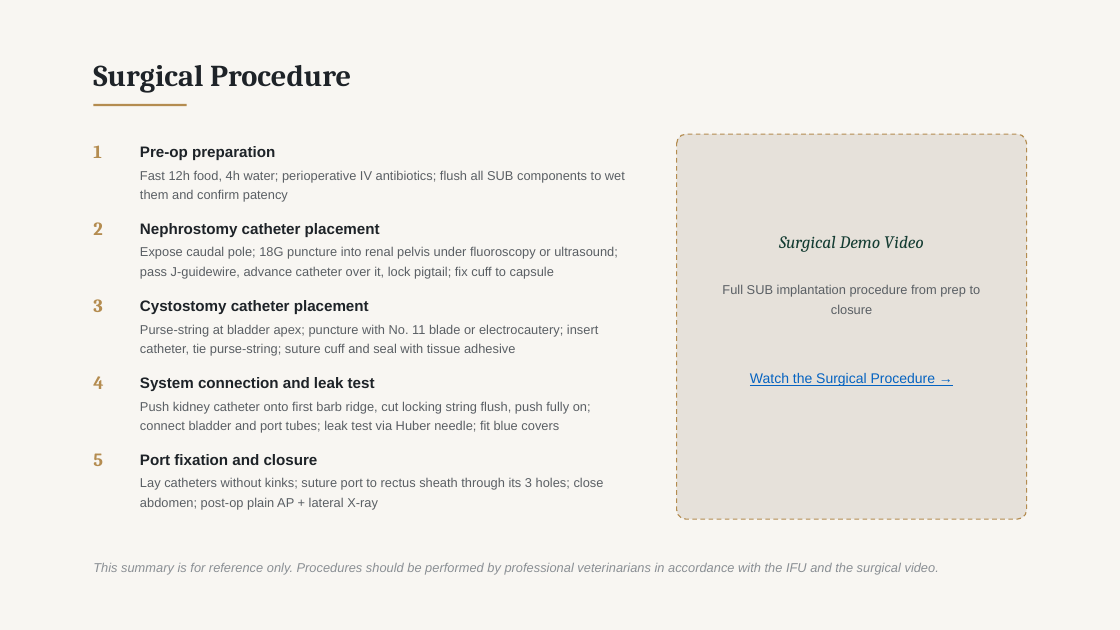
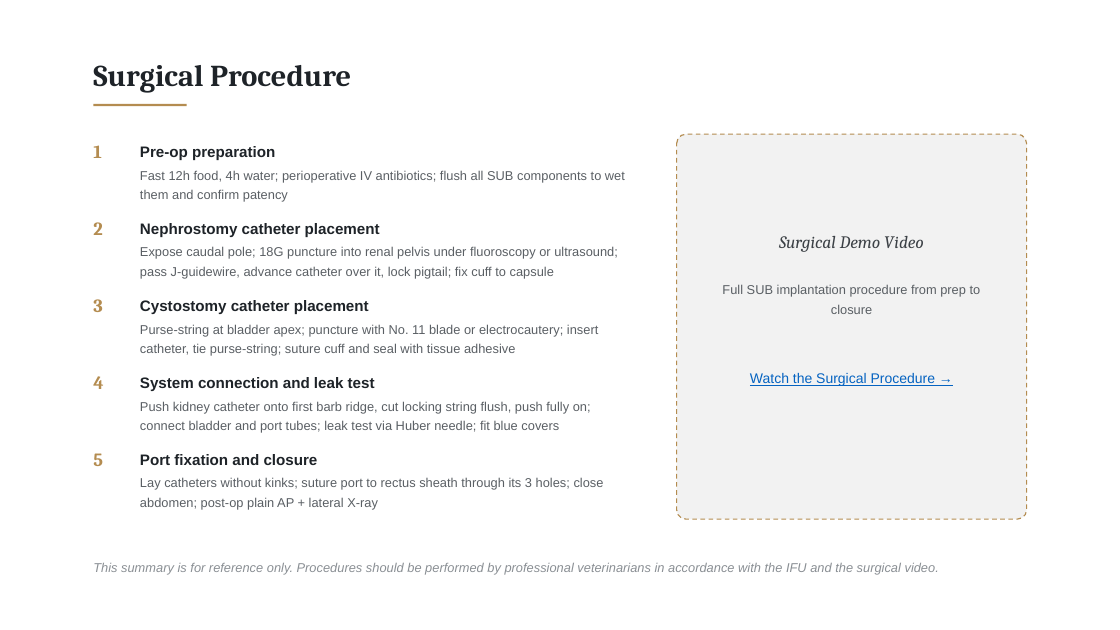
Before and after one commit to pikrosart-jpg/Material, a slide deck: slide 8 of Feline_SUB_System_Introduction_v72.pptx. Drawn at 1120x630 pixels with LibreOffice and Linux fonts; fonts in the diff are those of the drawing. Boxes give left, top, right and bottom in pixels: in the first picture for what was removed or moved away, otherwise in the second. Text is boxed around its words. In the diff, an @@ line names an element or a change of style, - is before the commit and + after.

```diff
--- a/Feline_SUB_System_Introduction_v72.pptx
+++ b/Feline_SUB_System_Introduction_v72.pptx
@@ background #F8F6F2 to #FFFFFF @@
@@ rounded rectangle at (677, 134, 1028, 519): fill #E6E1DA to #F2F2F2 @@
@@ text "Surgical Demo Video" at (779, 236, 924, 252): text colour #143C32 to #3C4146 @@
```
Also in this commit, not shown: 8 other slides changed.
